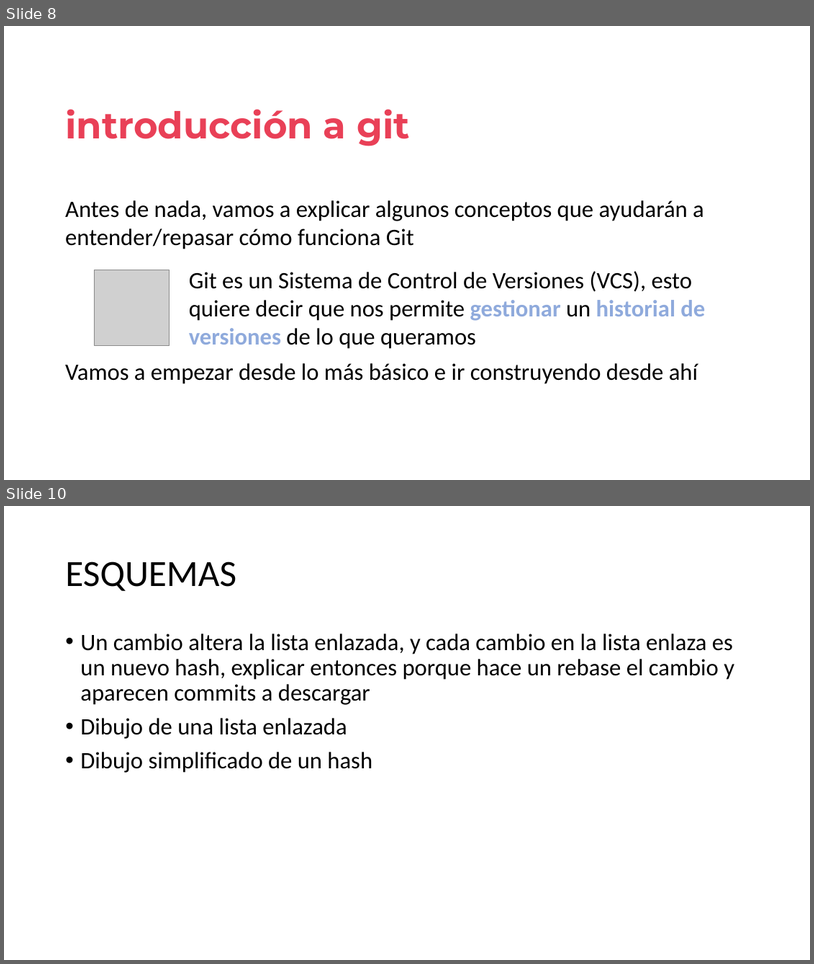
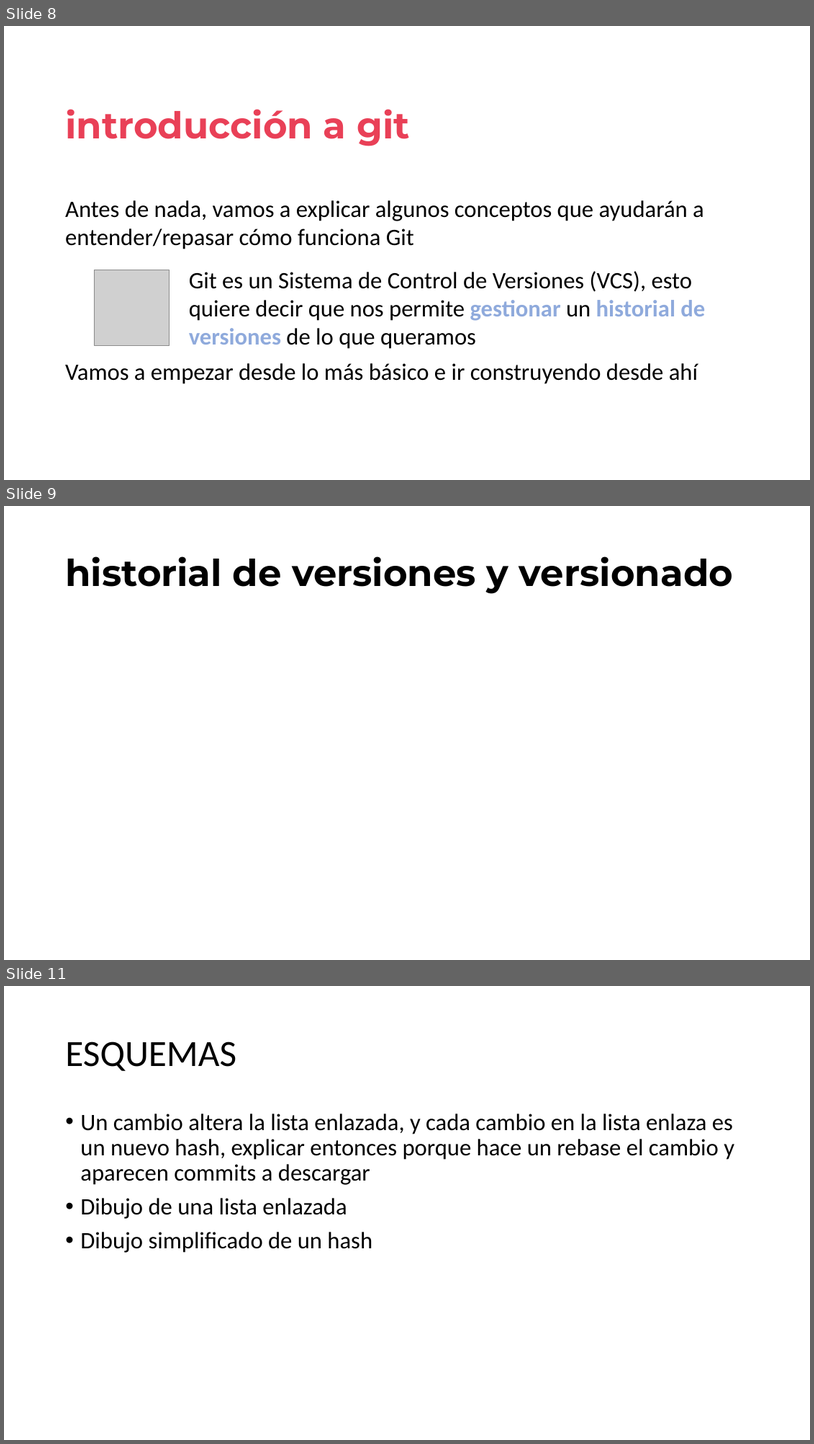
Before and after one commit to jofaval/talks-about, a slide deck: simplifying-git/fear-the-cli-no-more/simplifying-git-fear-the-cli-no-more.slides.es.pptx. Shown one above the other, each under a label of ours: slides 8 and 10 before the commit, slides 8, 9 and 11 after it; the slides between them are not shown. The pictures are 814x964 and 814x1444 pixels, drawn with LibreOffice and Linux fonts; fonts in the diff are those of the drawing; grey boxes stand for pictures. Boxes give left, top, right and bottom in pixels: in the first picture for what was removed or moved away, otherwise in the second. Text is boxed around its words. In the diff, an @@ line names an element or a change of style, - is before the commit and + after.

```diff
--- a/simplifying-git/fear-the-cli-no-more/simplifying-git-fear-the-cli-no-more.slides.es.pptx
+++ b/simplifying-git/fear-the-cli-no-more/simplifying-git-fear-the-cli-no-more.slides.es.pptx
@@ slide 9 added at [4, 506, 810, 960], background #FFFFFF @@
@@ title added at [65, 556, 733, 594], 44 pt, text #000000, bold @@
+historial de versiones y versionado
@@ what was slide 10 is now slide 11 @@
```
Also in this commit, not shown: 3 slides changed, 5 other slides added, 1 other file.
